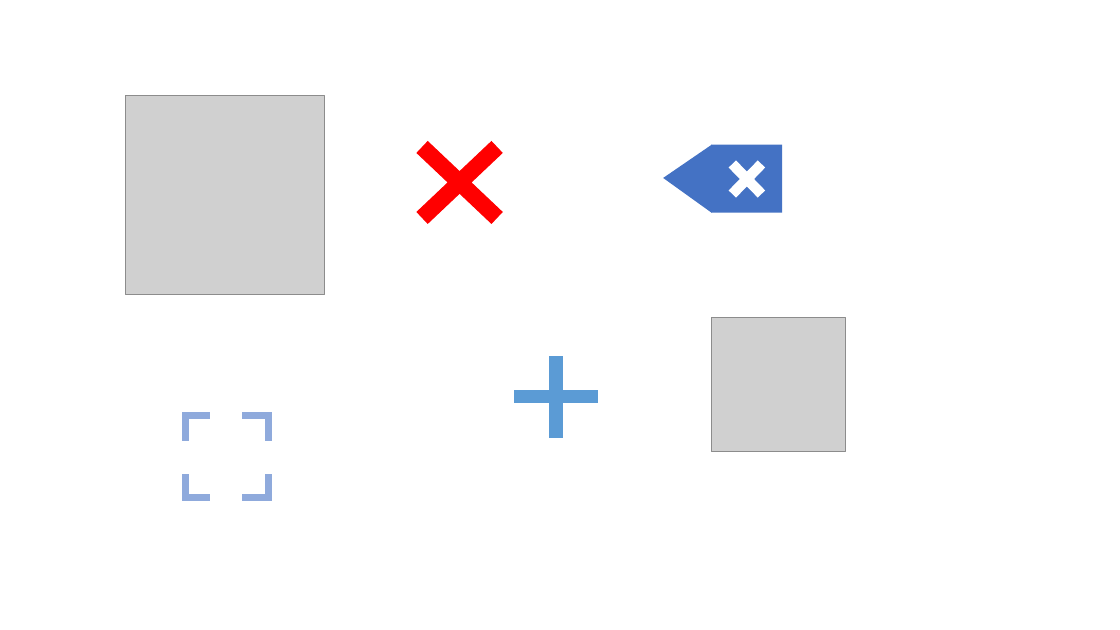
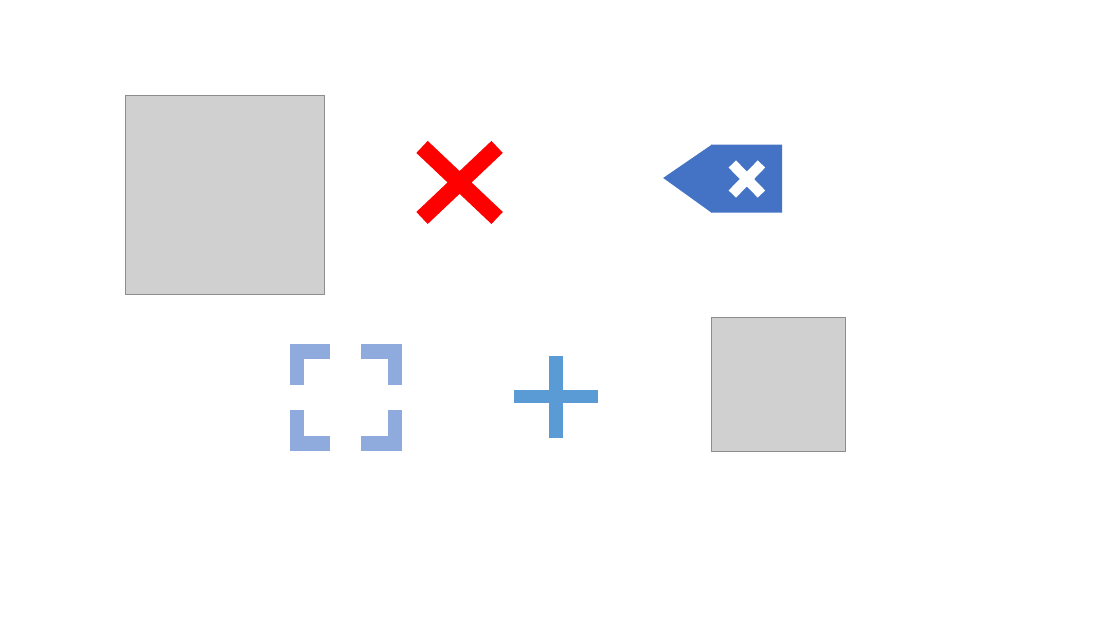
Before and after one commit to katrindaet/ChallengePetra2022, a slide deck: slide 1 of icons_gui/icons.pptx. Drawn at 1120x630 pixels with LibreOffice and Linux fonts; fonts in the diff are those of the drawing; grey boxes stand for pictures. Boxes give left, top, right and bottom in pixels: in the first picture for what was removed or moved away, otherwise in the second. Text is boxed around its words. In the diff, an @@ line names an element or a change of style, - is before the commit and + after.

```diff
--- a/icons_gui/icons.pptx
+++ b/icons_gui/icons.pptx
@@ group added at (x1=290, y1=345, x2=402, y2=450): 4 corners @@
@@ plus sign removed at (x1=159, y1=391, x2=293, y2=525) @@
@@ rectangle removed at (x1=186, y1=415, x2=268, y2=497) @@
```
Also in this commit, not shown: 2 other files.
